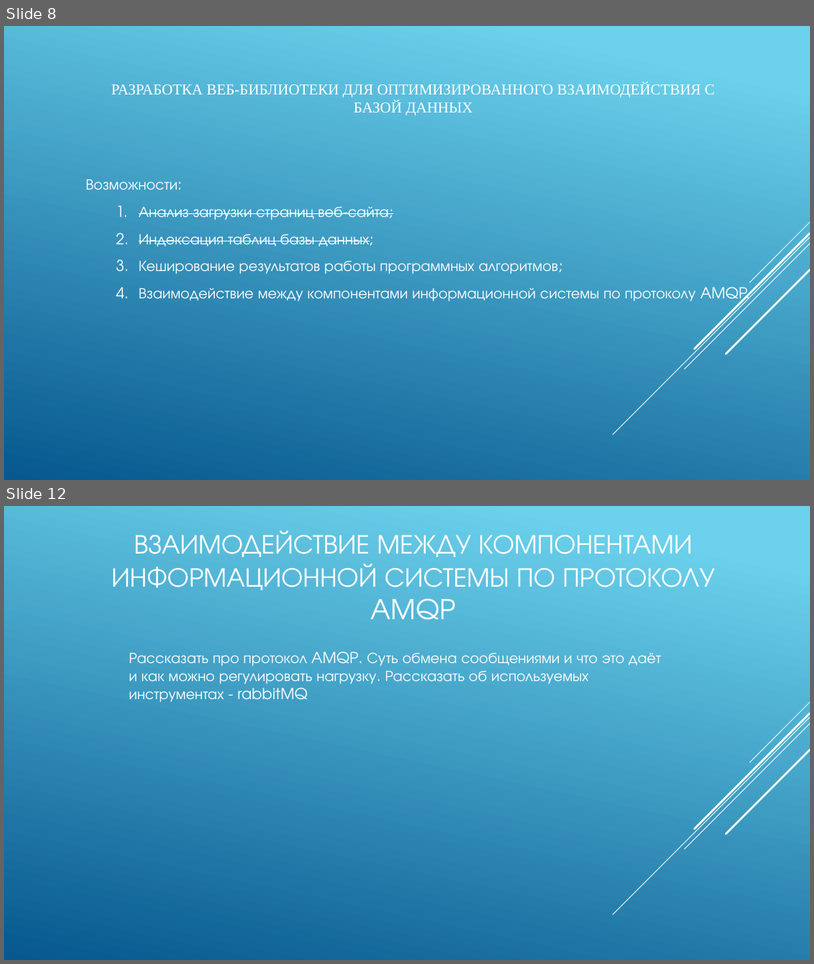
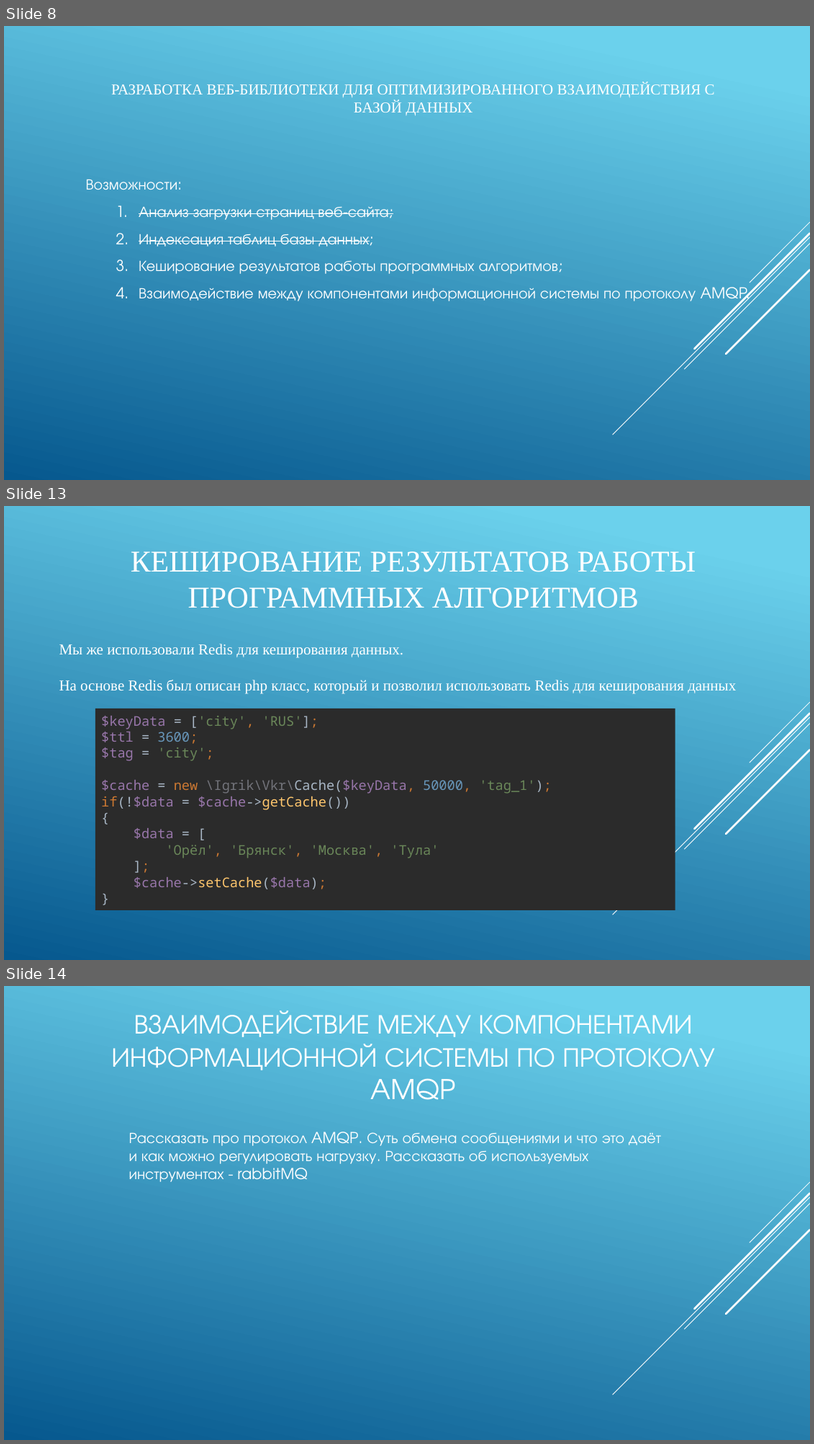
Before and after one commit to IgorTyutyunov/-, a slide deck: ВКР_5.pptx. Shown one above the other, each under a label of ours: slides 8 and 12 before the commit, slides 8, 13 and 14 after it; the slides between them are not shown. The pictures are 814x964 and 814x1444 pixels, drawn with LibreOffice and Linux fonts; fonts in the diff are those of the drawing. Boxes give left, top, right and bottom in pixels: in the first picture for what was removed or moved away, otherwise in the second. Text is boxed around its words. In the diff, an @@ line names an element or a change of style, - is before the commit and + after.

```diff
--- a/ВКР_5.pptx
+++ b/ВКР_5.pptx
@@ slide 13 added at bbox=[4, 506, 810, 960], background gradient #6ED2EB to #06588E; not listed: 5 template elements that a slide beside it also shows @@
@@ title added at bbox=[131, 551, 697, 608], 36 pt, text #FFFFFF @@
+КЕШИРОВАНИЕ РЕЗУЛЬТАТОВ РАБОТЫ ПРОГРАММНЫХ АЛГОРИТМОВ
@@ text added at bbox=[59, 644, 736, 694], 18 pt, text #FFFFFF @@
+Мы же использовали Redis для кеширования данных.
+На основе Redis был описан php класс, который и позволил использовать Redis для кеширования данных
@@ rectangle added at bbox=[95, 708, 676, 909], fill #2B2B2B, 16 pt, text #9876AA @@
+$keyData = ['city', 'RUS'];
+$ttl = 3600;
+$tag = 'city';
+$cache = new \Igrik\Vkr\Cache($keyData, 50000, 'tag_1');
+if(!$data = $cache->getCache())
+{
+$data = [
+'Орёл', 'Брянск', 'Москва', 'Тула'
+];
+$cache->setCache($data);
+}
@@ what was slide 12 is now slide 14 @@
```
Also in this commit, not shown: 2 slides changed, 2 other slides added, 1 slide removed.
